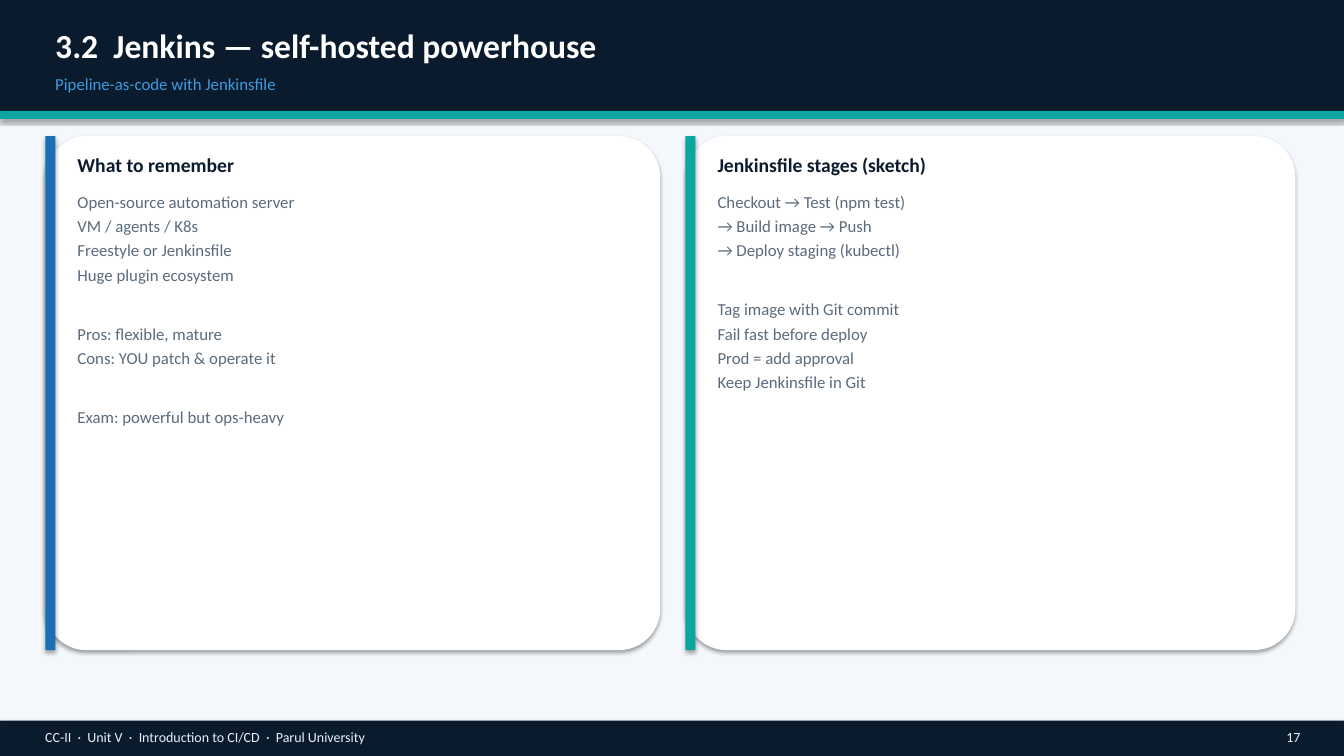
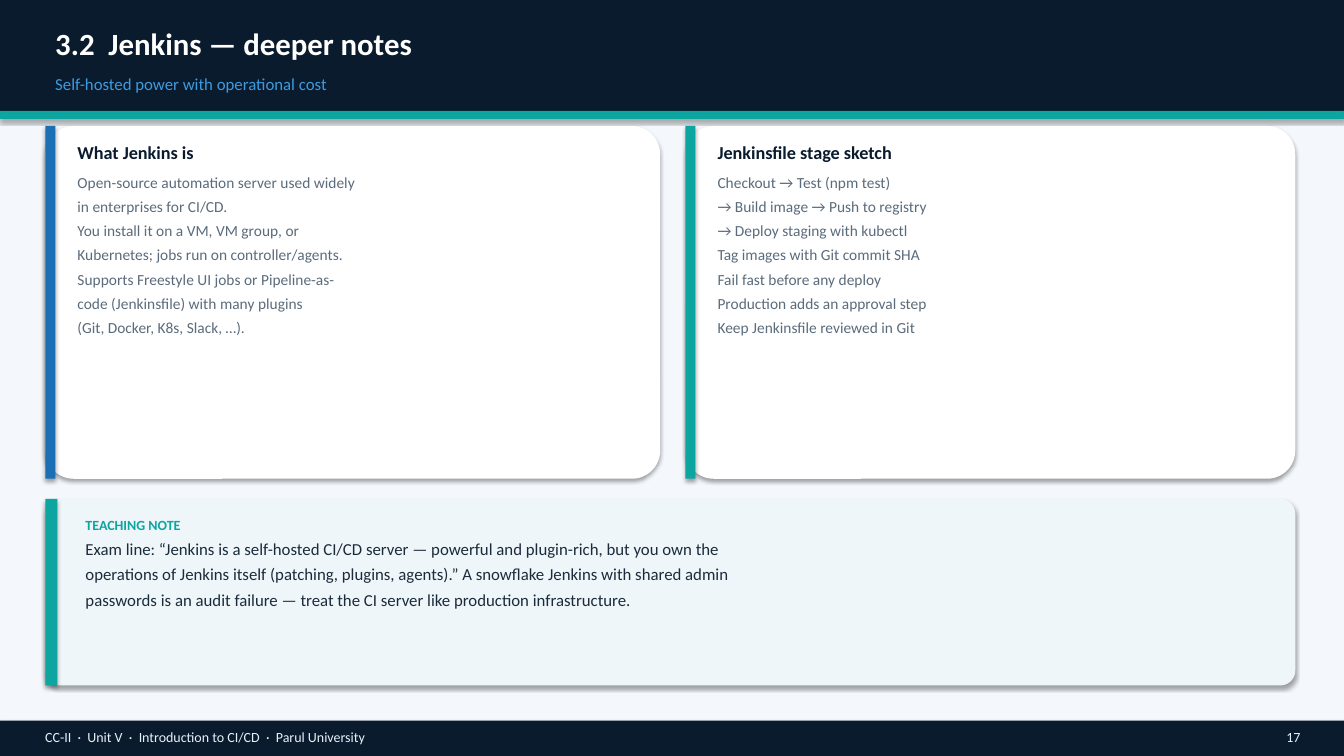
Before and after one commit to professorbhakta/cloud-II, a slide deck: slide 17 of ppt/CC-II-Unit-V-Introduction-to-CI-CD.pptx. Drawn at 1344x756 pixels with LibreOffice and Linux fonts; fonts in the diff are those of the drawing. Boxes give left, top, right and bottom in pixels: in the first picture for what was removed or moved away, otherwise in the second. Text is boxed around its words. In the diff, an @@ line names an element or a change of style, - is before the commit and + after.

```diff
--- a/ppt/CC-II-Unit-V-Introduction-to-CI-CD.pptx
+++ b/ppt/CC-II-Unit-V-Introduction-to-CI-CD.pptx
@@ text at bbox=[55, 33, 412, 60]: text changed; size 24 to 22 pt @@
-3.2 Jenkins — self-hosted powerhouse
+3.2 Jenkins — deeper notes
@@ text at bbox=[55, 78, 327, 93]: text changed @@
-Pipeline-as-code with Jenkinsfile
+Self-hosted power with operational cost
@@ rounded rectangle: place and size @@
-rounded rectangle at bbox=[45, 136, 660, 650]
+rounded rectangle at bbox=[45, 126, 660, 479]
@@ rectangle: place and size @@
-rectangle at bbox=[45, 136, 55, 650]
+rectangle at bbox=[45, 126, 55, 479]
@@ text at bbox=[77, 146, 194, 159]: text changed; size 14 to 13 pt @@
-What to remember
+What Jenkins is
@@ rounded rectangle: place and size @@
-rounded rectangle at bbox=[686, 136, 1296, 650]
+rounded rectangle at bbox=[686, 126, 1296, 479]
@@ rectangle: place and size @@
-rectangle at bbox=[686, 136, 696, 650]
+rectangle at bbox=[686, 126, 696, 479]
@@ text at bbox=[718, 146, 892, 162]: text changed; size 14 to 13 pt @@
-Jenkinsfile stages (sketch)
+Jenkinsfile stage sketch
@@ text at bbox=[77, 177, 355, 335]: text changed; size 12 to 11 pt @@
-Open-source automation server
-VM / agents / K8s
-Freestyle or Jenkinsfile
-Huge plugin ecosystem
-Pros: flexible, mature
-Cons: YOU patch & operate it
-Exam: powerful but ops-heavy
+Open-source automation server used widely
+in enterprises for CI/CD.
+You install it on a VM, VM group, or
+Kubernetes; jobs run on controller/agents.
+Supports Freestyle UI jobs or Pipeline-as-
+code (Jenkinsfile) with many plugins
+(Git, Docker, K8s, Slack, …).
@@ text "Checkout → Test (npm test)": place and size @@
-text "Checkout → Test (npm test)" at bbox=[718, 196, 905, 391]
+text "Checkout → Test (npm test)" at bbox=[718, 177, 927, 336]
@@ text at bbox=[718, 177, 890, 191]: size 12 to 11 pt in "Checkout → Test (npm test)"; more space between paragraphs @@
@@ text at bbox=[718, 201, 927, 336]: text changed; size 12 to 11 pt @@
-→ Build image → Push
-→ Deploy staging (kubectl)
-Tag image with Git commit
-Fail fast before deploy
-Prod = add approval
-Keep Jenkinsfile in Git
+→ Build image → Push to registry
+→ Deploy staging with kubectl
+Tag images with Git commit SHA
+Fail fast before any deploy
+Production adds an approval step
+Keep Jenkinsfile reviewed in Git
@@ rounded rectangle added at bbox=[45, 499, 1296, 686], fill #EEF6FA @@
@@ rectangle added at bbox=[45, 499, 57, 686], fill #0DA5A0 @@
@@ text added at bbox=[85, 521, 728, 609], 12 pt, text #1C2B3A @@
+TEACHING NOTE
+Exam line: “Jenkins is a self-hosted CI/CD server — powerful and plugin-rich, but you own the
+operations of Jenkins itself (patching, plugins, agents).” A snowflake Jenkins with shared admin
+passwords is an audit failure — treat the CI server like production infrastructure.
```
Also in this commit, not shown: 34 other slides changed, 2 slides added, 2 slides removed, 1 other file.
